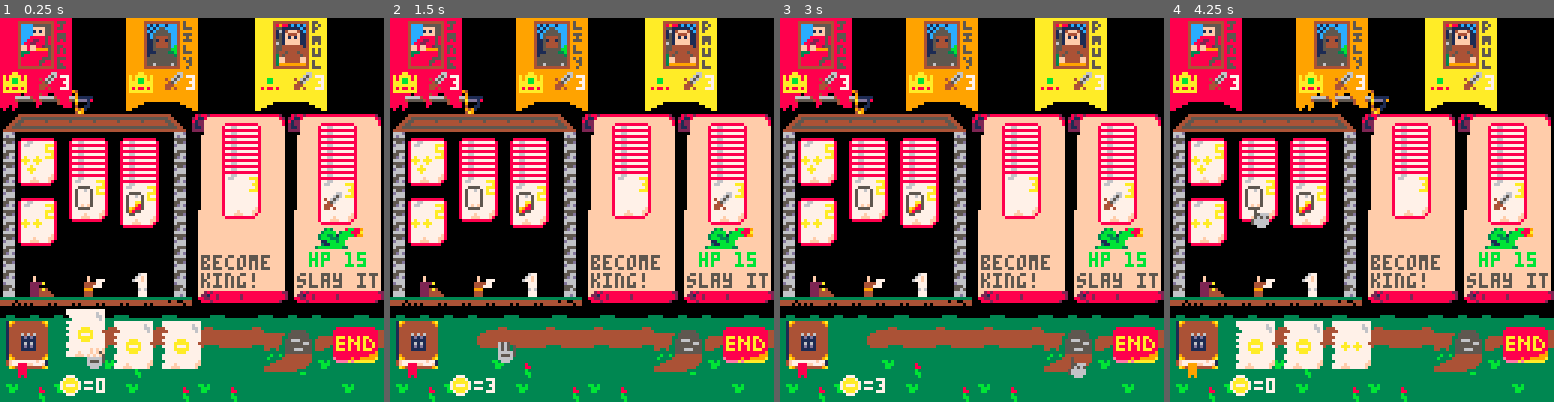
Above: before the commit, frames 1-4 (left to right).
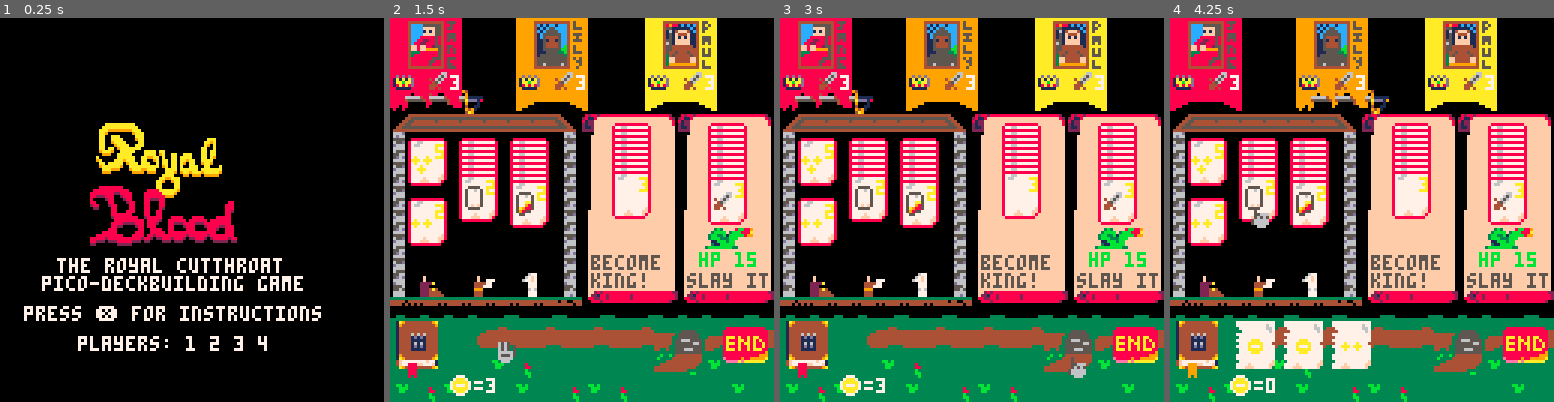
Above: after the commit, the same moments.

Repository: HingeAntoine/MedievalBuilder
Game: PICO-8 cartridge medievalbuilder.p8
The game is run twice, just before and just after one commit, with the same random seed, the same clock (stepped at 60 frames per second) and the same inputs.
Inputs:
- Up to frame 1 (0.25 s): no input
- Up to frame 2 (1.5 s): tap O (Z key) at 0.33, 0.7, 1.43 s; tap X (X key) at 1.07 s
- Up to frame 3 (3 s): hold Left 1.97-2.37 s; tap X (X key) at 2.07, 2.4, 2.73 s; tap O (Z key) at 2.22 s; hold Down 2.42-2.82 s; hold Right from 2.87 s (still down)
- Up to frame 4 (4.25 s): tap X (X key) every 0.33 s from 3.07 to 4.07 s; tap O (Z key) at 3.1, 3.98 s; release Right at 3.53 s; hold Up 3.58-4.08 s; hold Right from 4.13 s (still down)

The runs differ from the first frame. In frame 1, 74% of the frame differs, in the area x 0-100%, y 0-100%; in frame 2, 0.6%; in frame 3, 0.6%; in frame 4, 0.6%.

Commit message:
Added start screen
Added start screen with options to:
* select number of players
* see instructions

Added end screen support and game winner.

Diff:
--- a/medievalbuilder.p8
+++ b/medievalbuilder.p8
@@ -20,6 +20,10 @@
 zone_selected=1
 
 show_discard=false
+
+player_win=false
+start_screen=true
+end_screen=false
 
 cards_hand={}
 cards_played={}
@@ -721,7 +725,7 @@
     print("3",xcoord+8+(i-4)*12, 19,7)
    elseif jobs_drawn[i]==quest_king then
     if true then
-     spr(14,xcoord+1+(i-4)*14, 17)
+     spr(46,xcoord+1+(i-4)*14, 17)
     end
    end
   end
@@ -801,6 +805,13 @@
 --*  loop functions  *
 --********************
 function _update()
+
+ if start_screen then
+  if btnp(4) then
+   start_screen=false
+  end
+ end
+
  --game start
  if game_start then
   create_players(nplayer)
@@ -816,6 +827,10 @@
   zone_selected=1
   curr_card=1
   turn_start=false
+ end
+
+ if player_win then
+  game_end=true
  end
 
  --button binding
@@ -832,6 +847,20 @@
 
 function _draw()
  cls()
+
+ --start screen
+ if start_screen then
+  spr(168,30,30,7,6)
+  print("the royal cutthroat", 19, 80, 7)
+  print("pico-deckbuilding game",14, 86, 7)
+  print("press ❎ for instructions",8, 96, 7)
+  print("players: 1 2 3 4",26, 106, 7)
+  return
+ end
+
+ if end_screen then
+  return
+ end
 
  --draw background
  map(0,0,0,0,16,16)
Not shown, changed: 61 lines of the sprite sheet (__gfx__) section of medievalbuilder.p8
